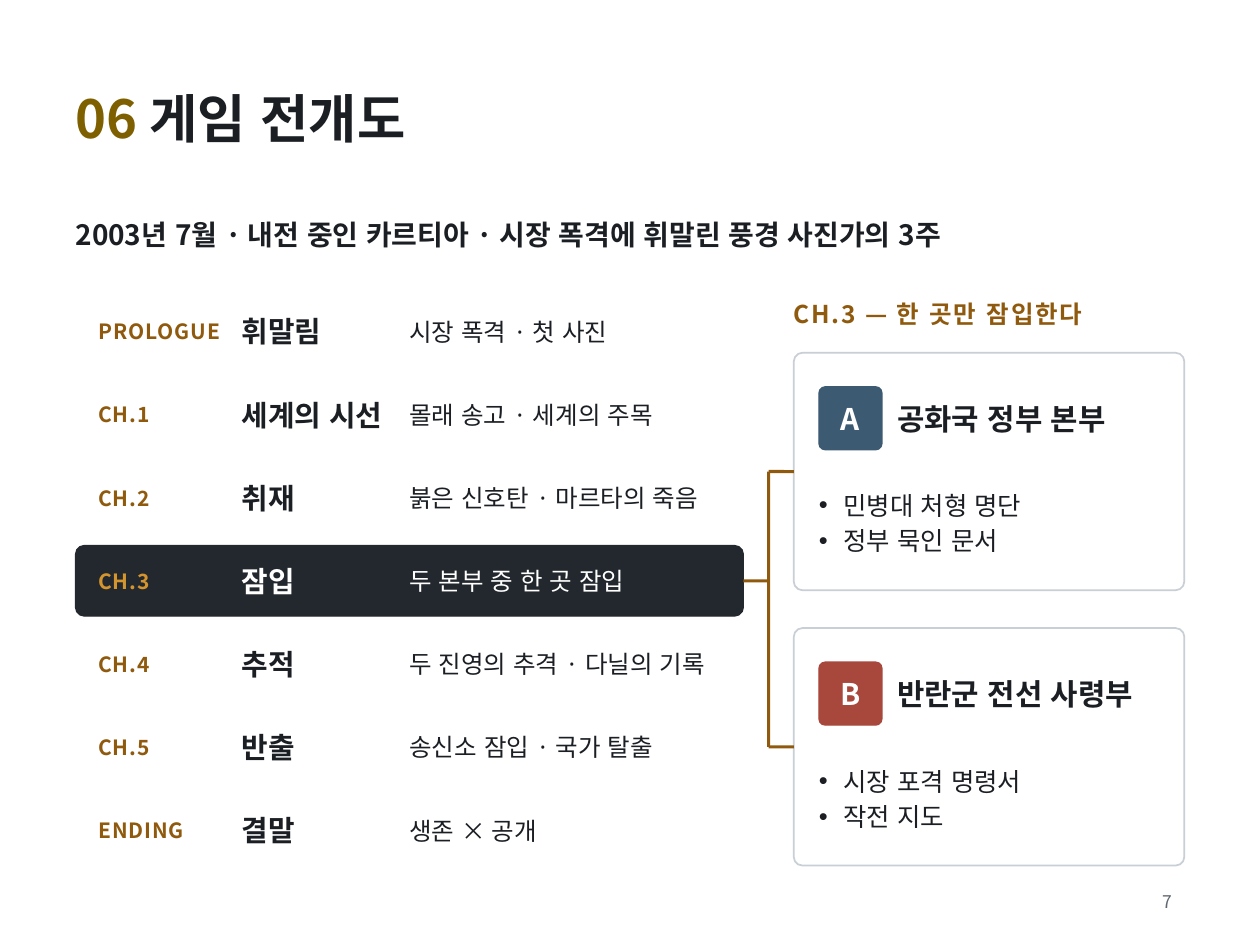
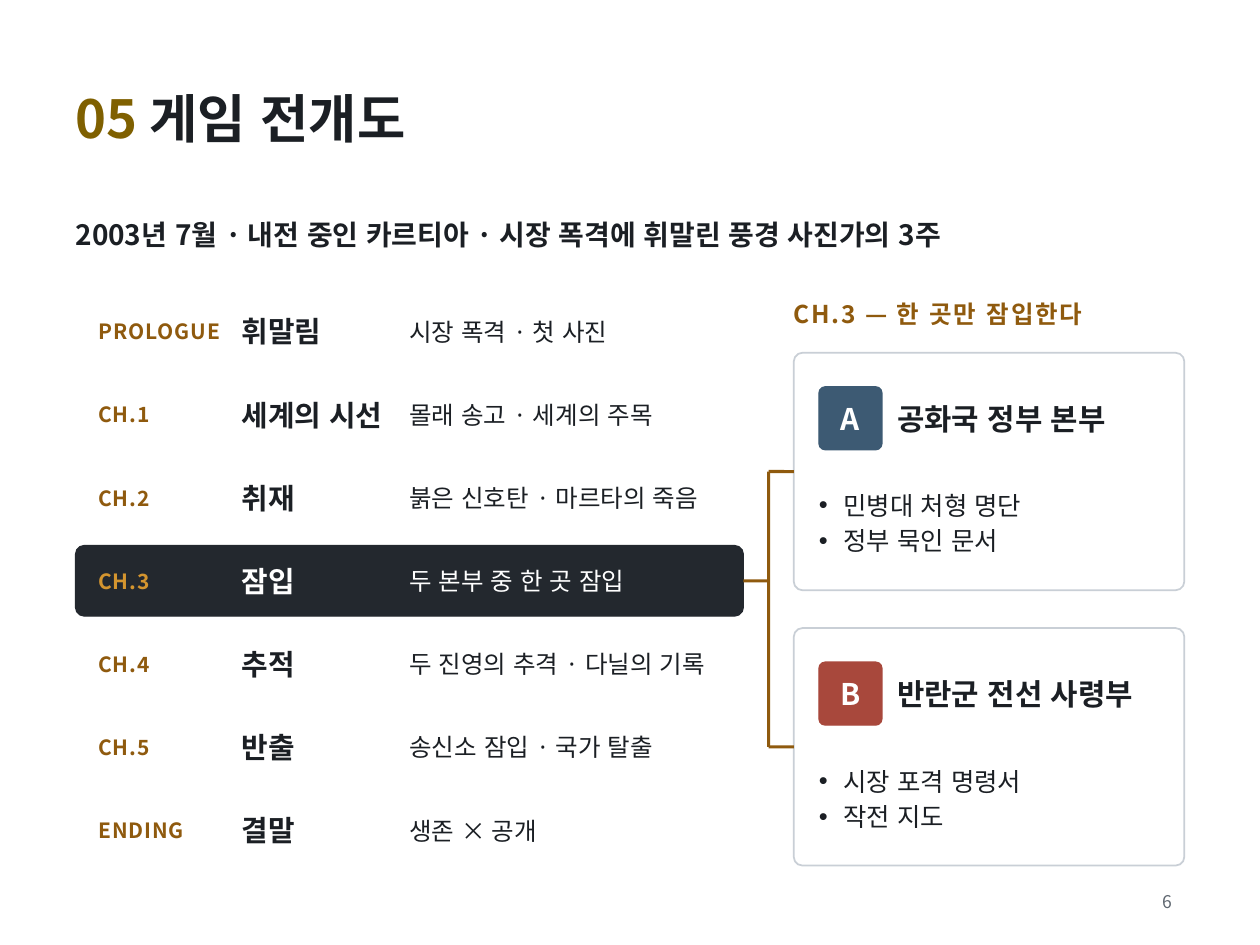
Before and after one commit to golgold/unitybasic, a slide deck: slide 6 of 기획/김민우_게임_FRAME UNDER FIRE.pptx (slide 7 before the commit). Drawn at 1260x945 pixels with LibreOffice and Linux fonts; fonts in the diff are those of the drawing. Boxes give left, top, right and bottom in pixels: in the first picture for what was removed or moved away, otherwise in the second. Text is boxed around its words. In the diff, an @@ line names an element or a change of style, - is before the commit and + after.

```diff
--- a/기획/김민우_게임_FRAME UNDER FIRE.pptx
+++ b/기획/김민우_게임_FRAME UNDER FIRE.pptx
@@ title at (x1=76, y1=94, x2=406, y2=143): text changed @@
-06 게임 전개도
+05 게임 전개도
@@ page number at (x1=1162, y1=895, x2=1172, y2=908): text changed @@
-7
+6
```
Also in this commit, not shown: 7 other slides changed, 1 slide removed, 1 other file.
